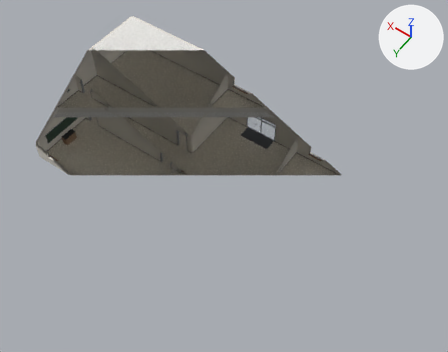
An edit to the glTF model assets/models/env/second_ai/putong_interior.glb, drawn before and after from the same camera.
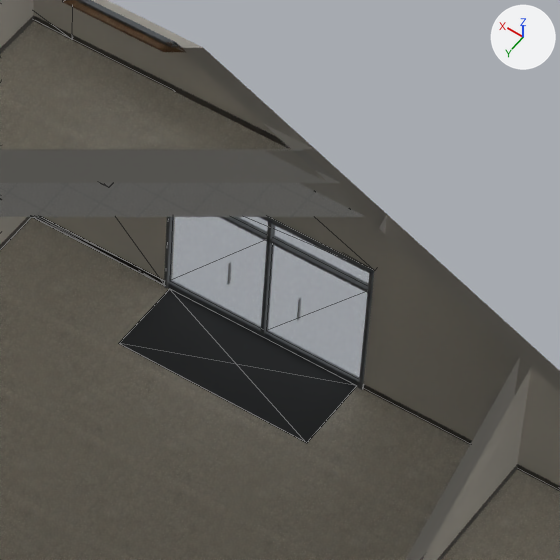
Each version is shown whole from a 50 mm camera at (-22.77, 30.72, 49.83) aimed at (-1.37, 0.77, 2.76), then close up on the part from 50% to 68% of the width and 25% to 47% of the height. Lighting does not change. The marker at upper right points along +X, +Y and +Z. The older version's two pictures come first. The close-ups show mesh edges as thin lines. Everything nearer to the camera than a plane just in front of the edit is cut away. Where no turn or scale is listed for an object, it has been applied to the vertices. Vertices at exactly the same position are counted once.

In view in the first close-up: 'L0_WALL_S_base', 'L0_WALL_S_frame', 'L0_WALL_S_wall', 'L0_ceil', 'L0_floor', 'L0_glass', 'L0_mat', 'L0_part', 'L1_WALL_S_base', 'L1_WALL_S_wall', 'L1_floor', 'L1_slab' and 7 more.
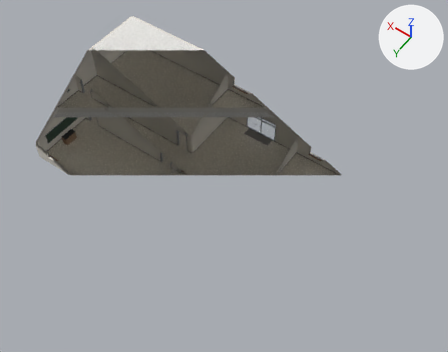
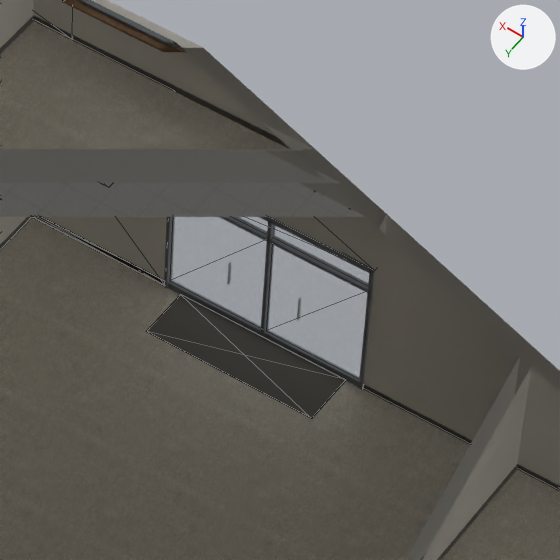
What differs and where, as boxes (x1, y1, x2, y2) in the close-ups (560 x 560 px):
'L0_mat', recoloured, moved, rescaled (16% narrower, 19% shorter)
    before: (119, 289, 357, 443)
    after: (146, 294, 346, 418)

What the commit changed:
Material 'tb_doormat' (mat_tb_doormat) changes colour from dark grey #4a4d50 to dark grey #6e6c67; in linear values from (0.0685, 0.0742, 0.0802) to (0.156, 0.15, 0.136).
me_l0_mat is used by ob_l0_mat; location (0.0, 0.0, 0.0).
me_l0_mat had 8 vertices, 12 faces and spanned x -1.7..1.7, y -7.88..-6.5, z 0.0..0.01.
me_l0_mat now has 8 vertices, 12 faces and spans x -1.5..1.5, y -7.88..-6.95, z 0.0..0.01.
me_l0_mat part 1: the whole mesh is scaled about its middle by (0.882, 0.674, 1), then moved by (0.0, -0.22, 0.0).
